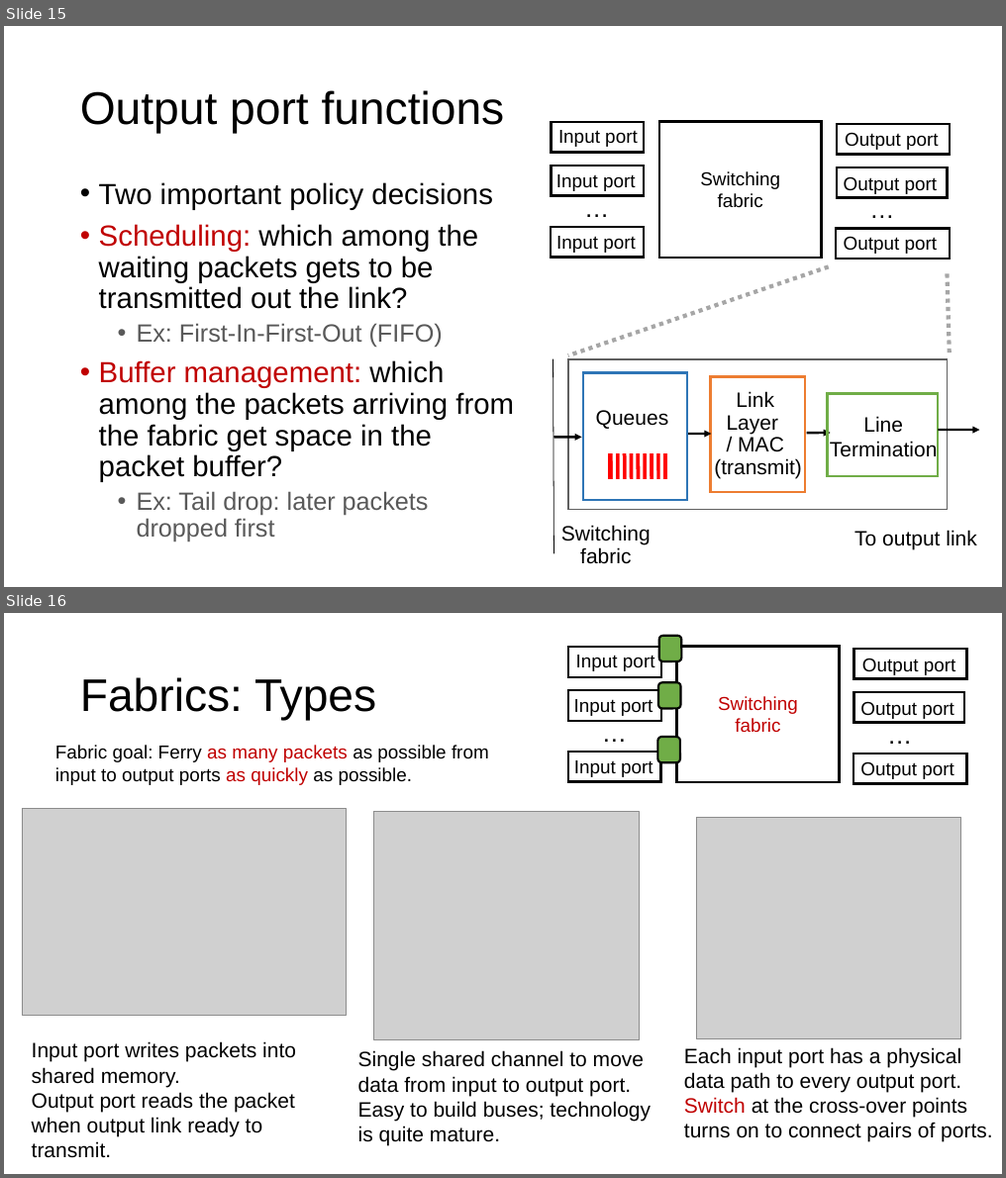
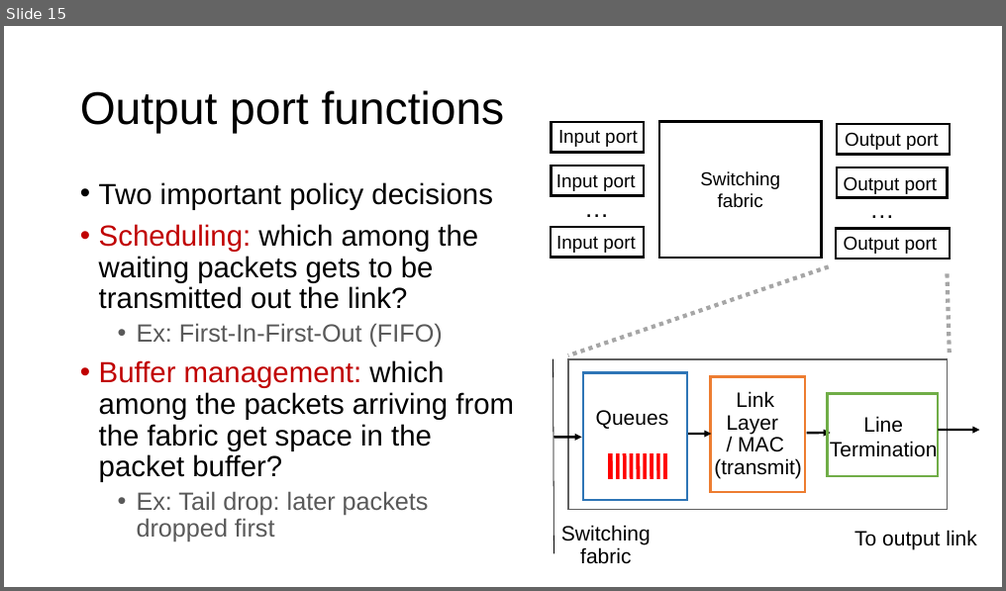
Before and after one commit to ngsrinivas/coursegen, a slide deck: ex/352-F24/staging/352-F24/lectures/21-net-routers.pptx. Shown one above the other, each under a label of ours: slides 15 and 16 before the commit, slide 15 after it. The pictures are 1006x1178 and 1006x591 pixels, drawn with LibreOffice and Linux fonts; fonts in the diff are those of the drawing; grey boxes stand for pictures. Boxes give left, top, right and bottom in pixels: in the first picture for what was removed or moved away, otherwise in the second. Text is boxed around its words. In the diff, an @@ line names an element or a change of style, - is before the commit and + after.

```diff
--- a/ex/352-F24/staging/352-F24/lectures/21-net-routers.pptx
+++ b/ex/352-F24/staging/352-F24/lectures/21-net-routers.pptx
@@ slide 16 removed at (4, 613, 1002, 1174), background #FFFFFF @@
@@ rounded rectangle removed at (659, 636, 681, 662) @@
@@ title removed at (80, 677, 376, 721) @@
-Fabrics: Types
@@ rounded rectangle removed at (658, 682, 681, 709) @@
@@ text removed at (55, 745, 489, 785) @@
-Fabric goal: Ferry as many packets as possible from input to output ports as quickly as possible.
@@ rounded rectangle removed at (658, 737, 681, 762) @@
@@ group removed at (568, 646, 967, 783): 9 texts, 7 rectangles @@
-…
-…
-Switching fabric
-Input port
-Input port
-Input port
-Output port
-Output port
-Output port
@@ picture removed at (22, 808, 347, 1016) @@
@@ picture removed at (374, 812, 639, 1041) @@
@@ picture removed at (696, 817, 961, 1040) @@
@@ text removed at (32, 1042, 296, 1158) @@
-Input port writes packets into shared memory.
-Output port reads the packet when output link ready to transmit.
@@ text removed at (358, 1051, 650, 1146) @@
-Single shared channel to move data from input to output port.
-Easy to build buses; technology is quite mature.
@@ text removed at (684, 1048, 993, 1143) @@
-Each input port has a physical data path to every output port.
-Switch at the cross-over points turns on to connect pairs of ports.
```
Also in this commit, not shown: 17 other slides removed, 4 other files.
